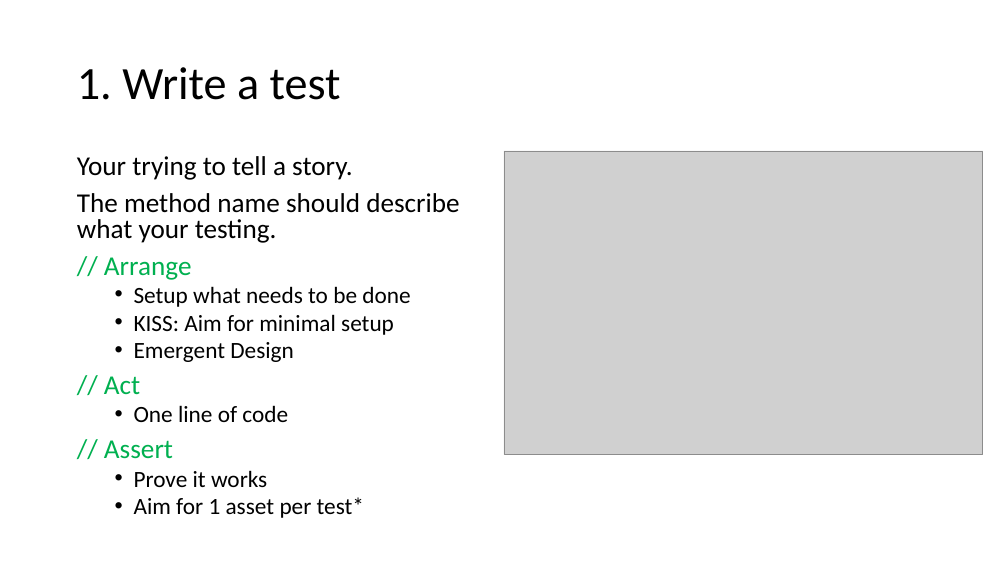
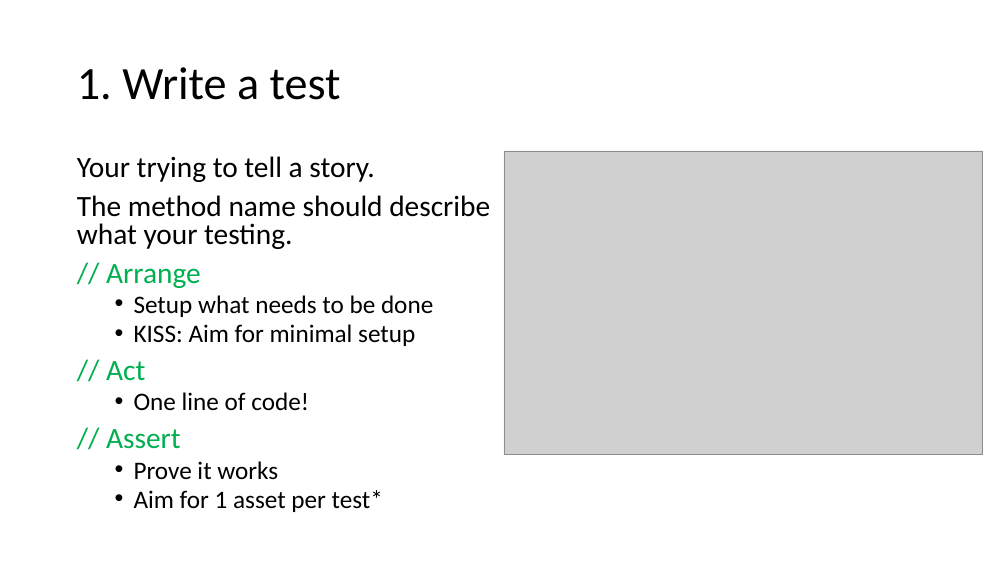
Before and after one commit to JoelViney/TestDrivenTalk, a slide deck: slide 7 of !Test Driven Development.pptx. Drawn at 1008x567 pixels with LibreOffice and Linux fonts; fonts in the diff are those of the drawing; grey boxes stand for pictures. Boxes give left, top, right and bottom in pixels: in the first picture for what was removed or moved away, otherwise in the second. Text is boxed around its words. In the diff, an @@ line names an element or a change of style, - is before the commit and + after.

```diff
--- a/!Test Driven Development.pptx
+++ b/!Test Driven Development.pptx
@@ text at <box>77,156,490,512</box>: size 25.9 to 28 pt in "Your trying to tell a story.", "The method name should describe what your ...", "// Arrange", "// Act" and 1 more places; size 22.2 to 24 pt in "Setup what needs to be done", "KISS: Aim for minimal setup", "Prove it works", "Aim for 1 asset per test*" @@
@@ text at <box>134,342,294,362</box>: paragraph removed @@
-  • Emergent Design
@@ text at <box>134,392,309,410</box>: text changed; size 22.2 to 24 pt @@
-  • One line of code
+  • One line of code!
```
Also in this commit, not shown: 8 other slides changed, 11 slides added, 1 slide removed, 20 other files.
